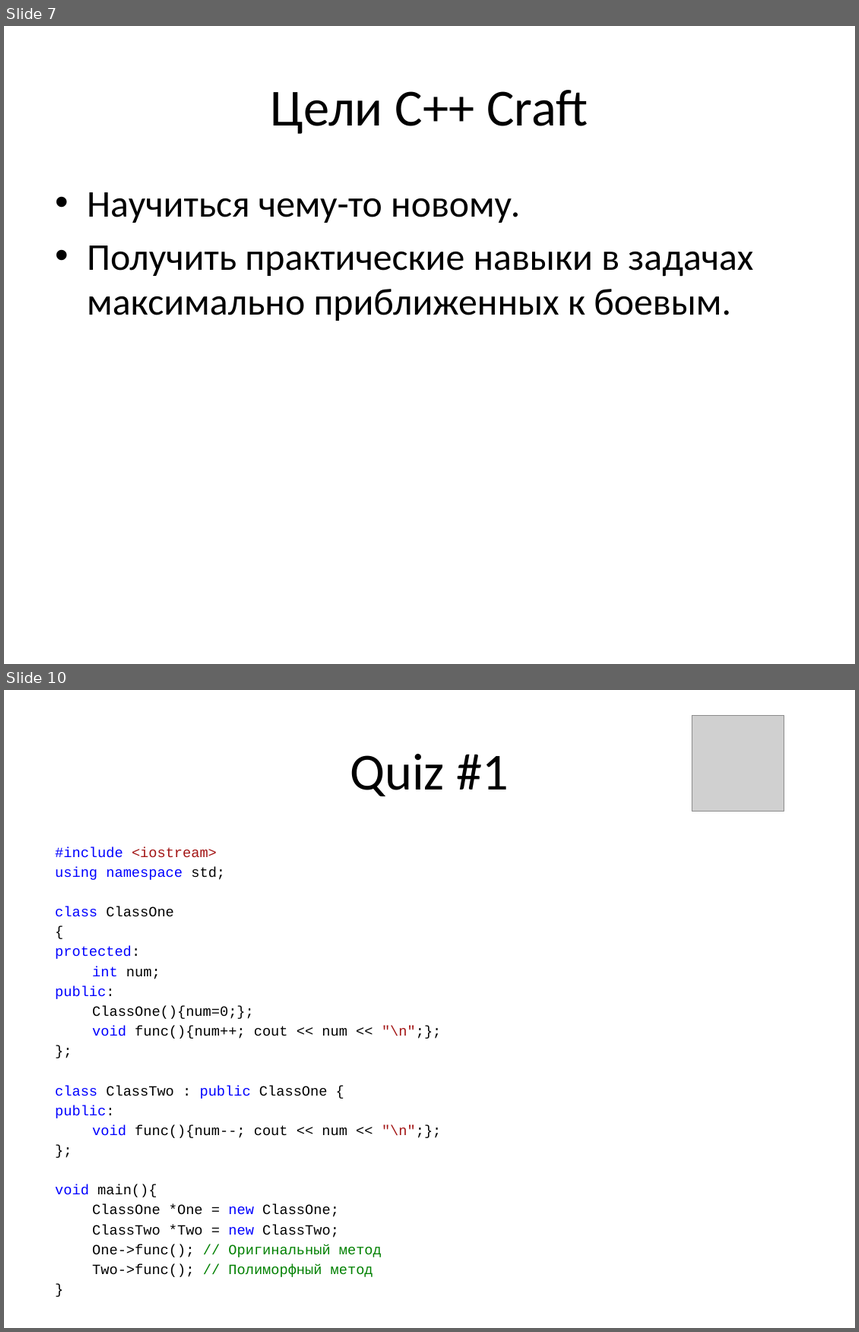
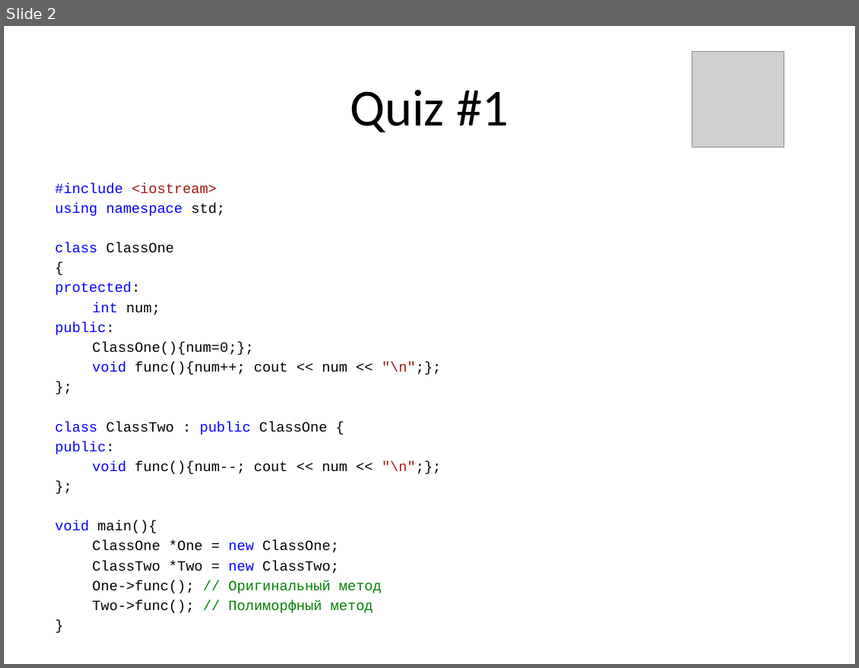
Before and after one commit to marozau/cpp_craft_0314, a slide deck: lections/1/cpp_craft_lec_1.pptx. Shown one above the other, each under a label of ours: slides 7 and 10 before the commit, slide 2 after it; the slides between them are not shown. The pictures are 859x1332 and 859x668 pixels, drawn with LibreOffice and Linux fonts; fonts in the diff are those of the drawing; grey boxes stand for pictures. Boxes give left, top, right and bottom in pixels: in the first picture for what was removed or moved away, otherwise in the second. Text is boxed around its words. In the diff, an @@ line names an element or a change of style, - is before the commit and + after.

```diff
--- a/lections/1/cpp_craft_lec_1.pptx
+++ b/lections/1/cpp_craft_lec_1.pptx
@@ slide 7 removed at bbox=[4, 26, 855, 664], background #FFFFFF @@
@@ title removed at bbox=[271, 90, 588, 134] @@
-Цели C++ Craft
@@ text removed at bbox=[87, 192, 753, 321] @@
-• Научиться чему-то новому.
-• Получить практические навыки в задачах максимально приближенных к боевым.
@@ what was slide 10 is now slide 2 @@
```
Also in this commit, not shown: 1 slide added, 8 other slides removed, 1 other file.
